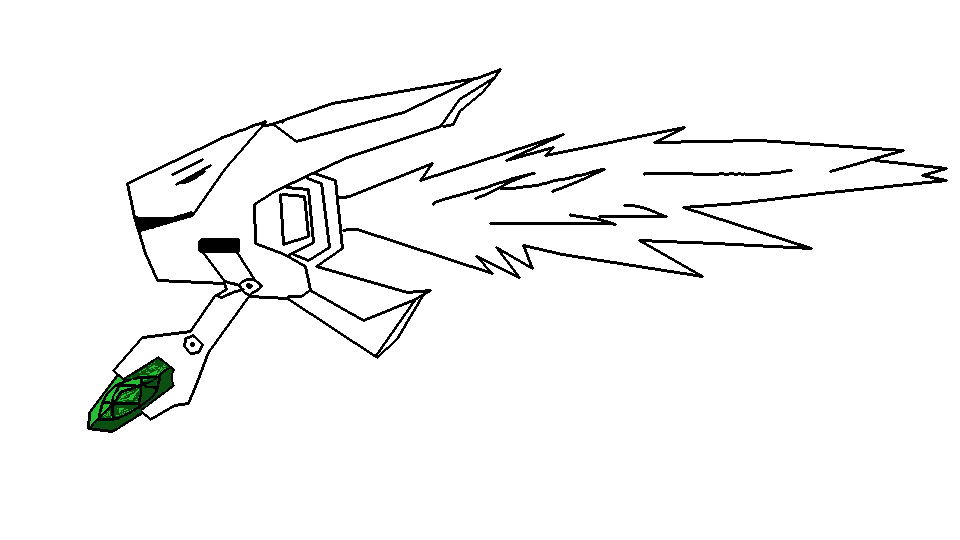
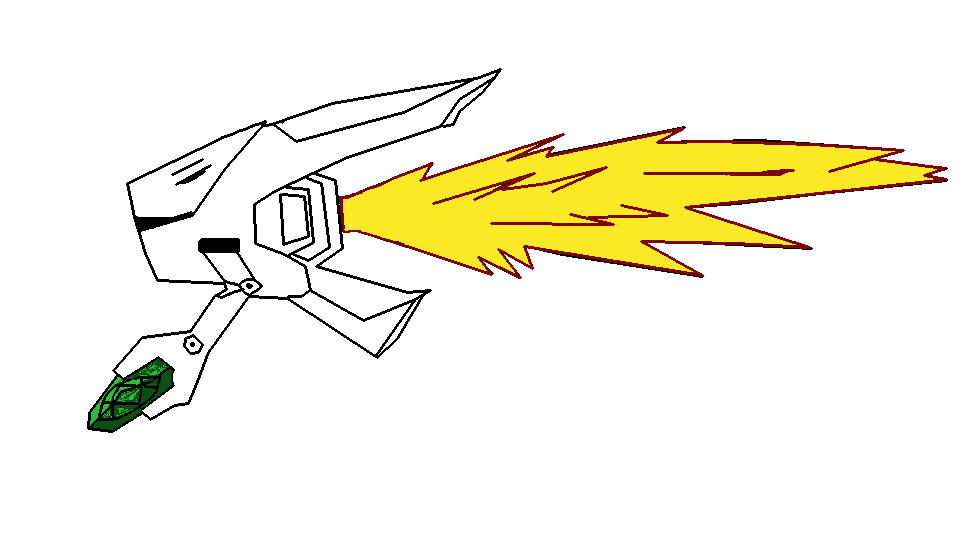
Layers edited between the first and the second (960, 540) image:
added layer "engine" above "crystal" over [339, 127, 948, 279]
